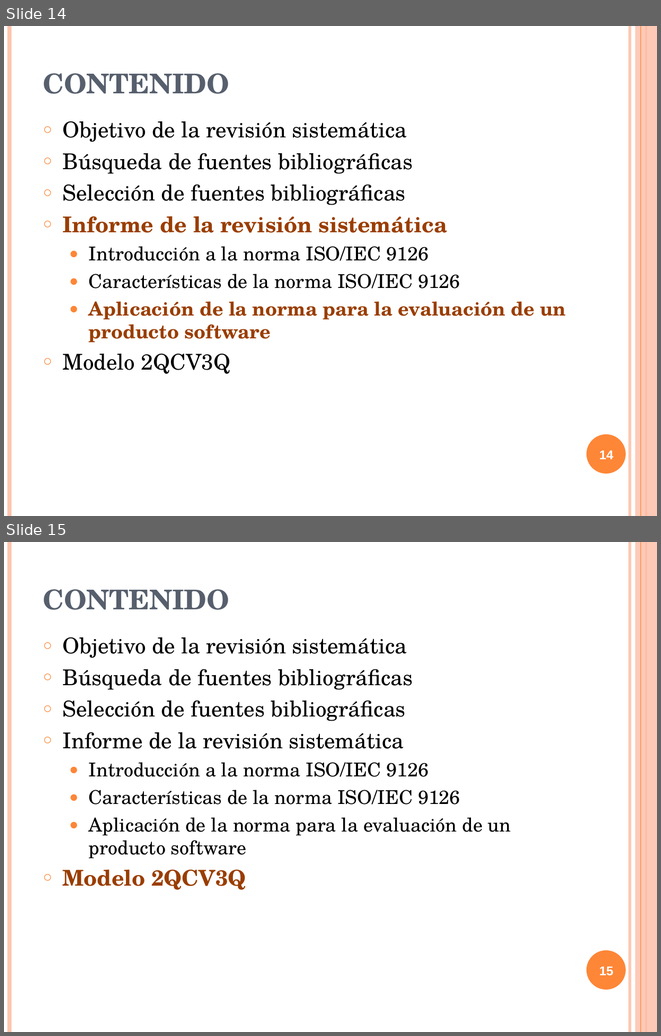
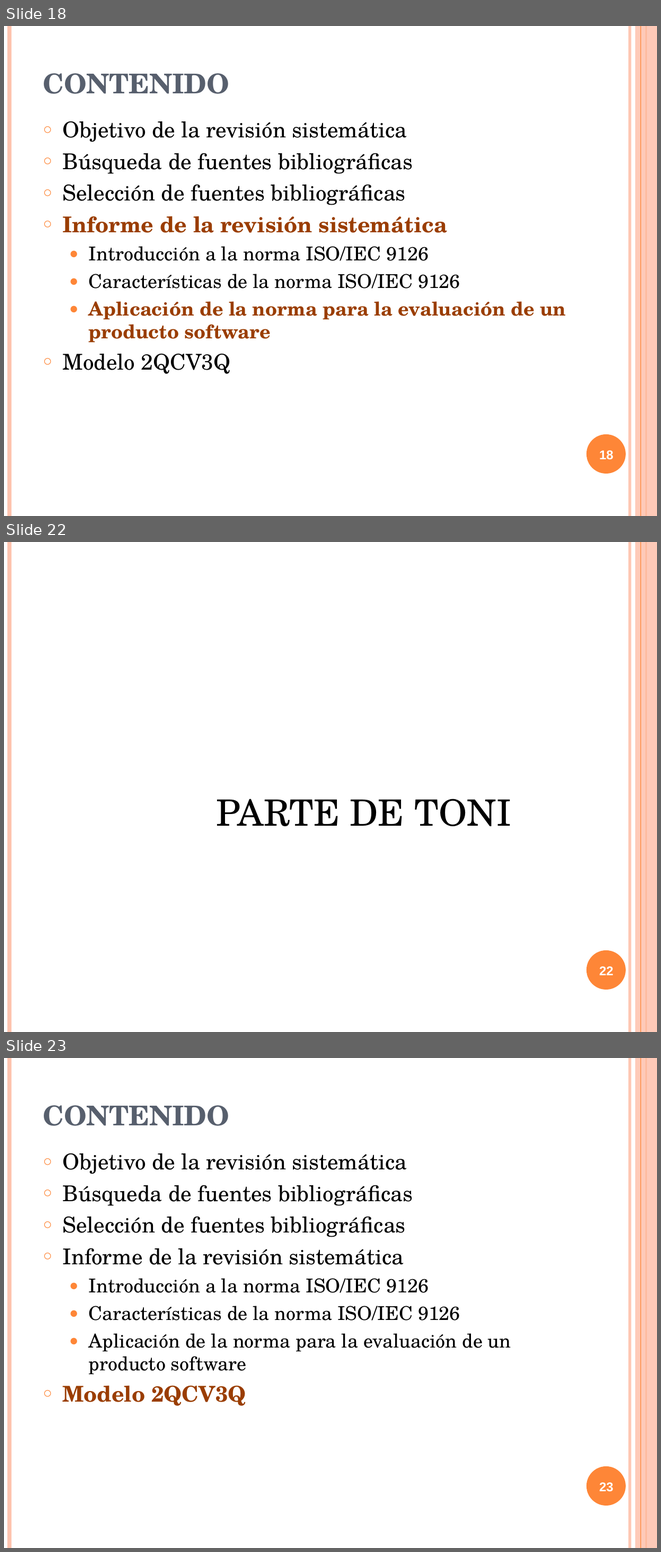
Before and after one commit to txedo/isi-auditoria, a slide deck: calidad/Trabajo/presentacion/presentacionCalidad.ppt. Shown one above the other, each under a label of ours: slides 14 and 15 before the commit, slides 18, 22 and 23 after it; the slides between them are not shown. The pictures are 661x1036 and 661x1552 pixels, drawn with LibreOffice and Linux fonts; fonts in the diff are those of the drawing. Boxes give left, top, right and bottom in pixels: in the first picture for what was removed or moved away, otherwise in the second. Text is boxed around its words. In the diff, an @@ line names an element or a change of style, - is before the commit and + after.

Commit message:
Calidad:   * Terminada mi parte de la presentacion

```diff
--- a/calidad/Trabajo/presentacion/presentacionCalidad.ppt
+++ b/calidad/Trabajo/presentacion/presentacionCalidad.ppt
@@ slide 22 added at (4, 542, 657, 1032), background #FFFFFF; not listed: 6 template elements that a slide beside it also shows @@
@@ text added at (216, 799, 511, 826), 40 pt, text #000000 @@
+  PARTE DE TONI
@@ page number added at (599, 966, 614, 975), 14 pt, text #FFFFFF, bold @@
+22
@@ what was slide 14 is now slide 18 @@
@@ page number at (599, 450, 614, 460): text changed @@
-14
+18
@@ what was slide 15 is now slide 23 @@
@@ page number at (599, 1482, 614, 1492): text changed @@
-15
+23
```
Also in this commit, not shown: 1 slide changed, 7 other slides added, 1 other file.
